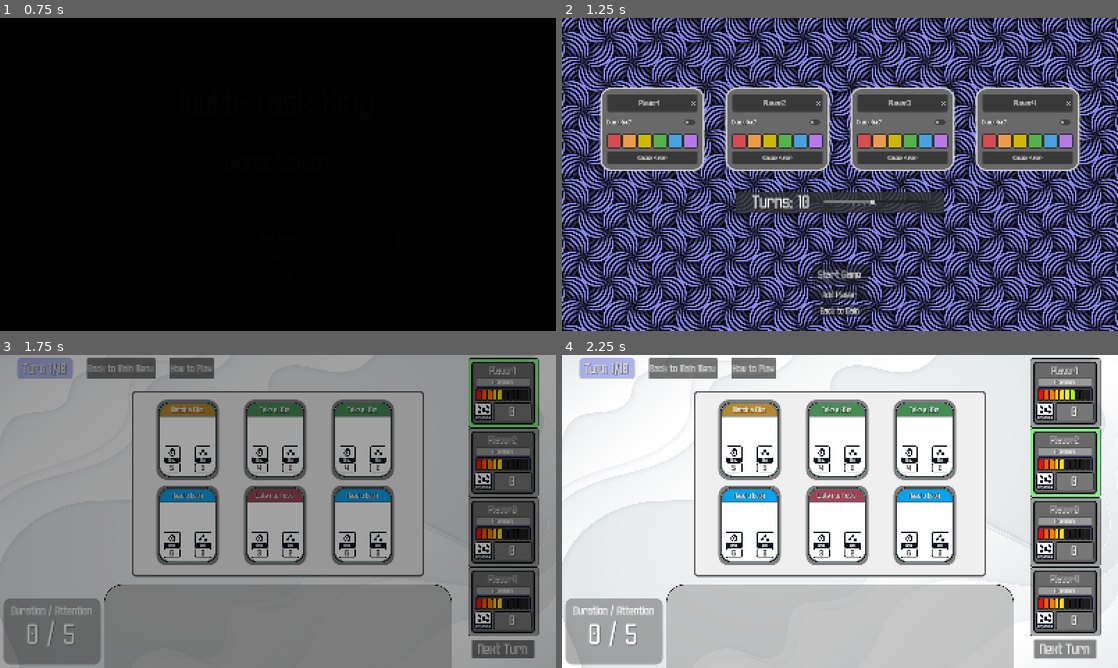
Above: before the commit, frames 1-4 (two rows, left to right).
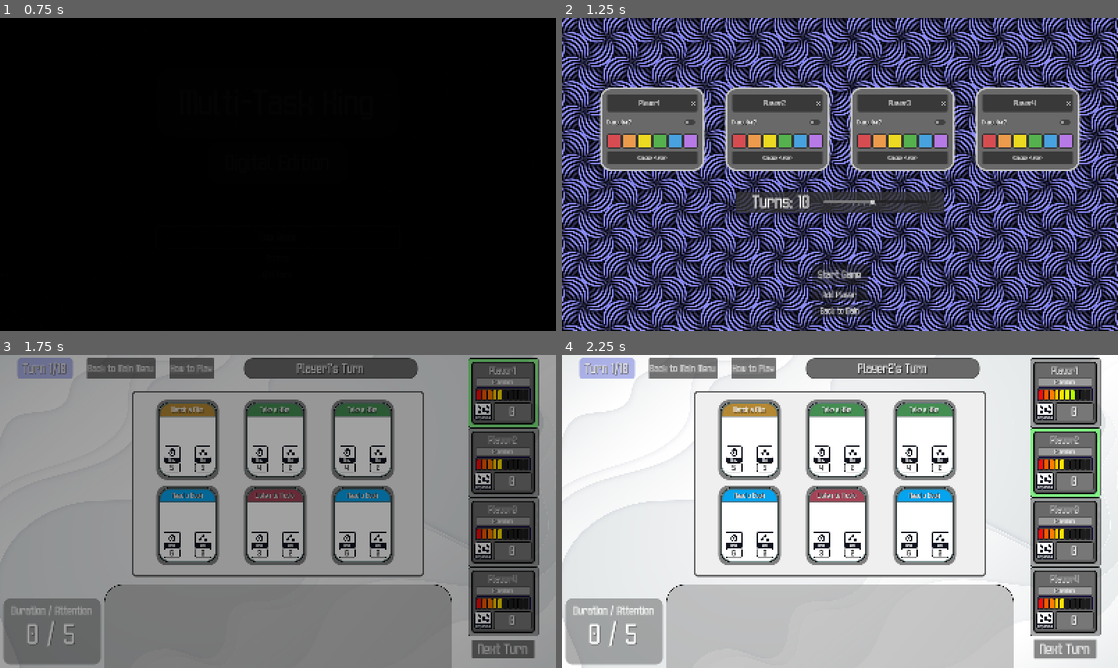
Above: after the commit, the same moments.

Repository: Monowog/Multi-Task-King
Game: Godot game, scene res://Scenes/MainMenu.tscn
The game is run twice, just before and just after one commit, with the same random seed, the same clock (stepped at 60 frames per second) and the same inputs.
Inputs:
- Up to frame 1 (0.75 s): click "New Game" at 0.5 s
- Up to frame 2 (1.25 s): no input
- Up to frame 3 (1.75 s): click "Start Game" at 1.25 s
- Up to frame 4 (2.25 s): click "Next Turn" at 2 s

Frame 1 is identical in both runs. In frame 2, 0.4% of the frame differs, in the area x 13-84%, y 37-42%; in frame 3, 2.0%; in frame 4, 2.0%, in the area x 43-76%, y 0-8%.

Commit message:
Added player turn text

Diff:
--- a/Scenes/Leaderboard.tscn
+++ b/Scenes/Leaderboard.tscn
@@ -1,7 +1,19 @@
-[gd_scene load_steps=3 format=3 uid="uid://cn3fjq57hslbm"]
+[gd_scene load_steps=4 format=3 uid="uid://cn3fjq57hslbm"]
 
 [ext_resource type="Script" uid="uid://dj7lwn20yqghe" path="res://Scripts/Leaderboard.gd" id="1_xvobe"]
 [ext_resource type="Texture2D" uid="uid://bb6kl7pygyuva" path="res://Assets/Images/Backgrounds/dark_fractal_background.jpg" id="2_udga5"]
+
+[sub_resource type="StyleBoxFlat" id="StyleBoxFlat_udga5"]
+bg_color = Color(0.11858138, 0.11858138, 0.11858138, 0.7372549)
+border_width_left = 2
+border_width_top = 2
+border_width_right = 2
+border_width_bottom = 2
+border_blend = true
+corner_radius_top_left = 20
+corner_radius_top_right = 20
+corner_radius_bottom_right = 20
+corner_radius_bottom_left = 20
 
 [node name="Leaderboard" type="Control"]
 layout_mode = 3
@@ -44,11 +56,19 @@
 [node name="LeaderboardText" type="Label" parent="ScoresMargin/Scores"]
 layout_mode = 2
 theme_override_font_sizes/font_size = 120
-text = "Leaderboard"
+text = "Scoreboard"
 horizontal_alignment = 1
 
 [node name="MarginContainer" type="MarginContainer" parent="ScoresMargin/Scores"]
 custom_minimum_size = Vector2(0, 100)
+layout_mode = 2
+
+[node name="ScorePanel" type="PanelContainer" parent="ScoresMargin/Scores"]
+custom_minimum_size = Vector2(900, 0)
+layout_mode = 2
+theme_override_styles/panel = SubResource("StyleBoxFlat_udga5")
+
+[node name="ScoreVBox" type="VBoxContainer" parent="ScoresMargin/Scores/ScorePanel"]
 layout_mode = 2
 
 [node name="ButtonMargin" type="MarginContainer" parent="ScoresMargin"]
--- a/Scenes/PlayerSelect.tscn
+++ b/Scenes/PlayerSelect.tscn
@@ -38,7 +38,7 @@
 corner_radius_bottom_left = 3
 
 [sub_resource type="StyleBoxFlat" id="StyleBoxFlat_thimi"]
-bg_color = Color(0.80784315, 0.7254902, 0, 1)
+bg_color = Color(0.9254902, 0.8509804, 0.12941177, 1)
 border_width_left = 2
 border_width_top = 2
 border_width_right = 2
--- a/Scenes/Playspace.tscn
+++ b/Scenes/Playspace.tscn
@@ -141,6 +141,19 @@
 corner_radius_bottom_right = 30
 corner_radius_bottom_left = 30
 
+[sub_resource type="StyleBoxFlat" id="StyleBoxFlat_cbifu"]
+bg_color = Color(0.7647059, 0.7647059, 0.7529412, 1)
+border_width_left = 4
+border_width_top = 4
+border_width_right = 4
+border_width_bottom = 4
+border_color = Color(0.28485027, 0.28485027, 0.28485027, 1)
+border_blend = true
+corner_radius_top_left = 25
+corner_radius_top_right = 25
+corner_radius_bottom_right = 25
+corner_radius_bottom_left = 25
+
 [sub_resource type="StyleBoxFlat" id="StyleBoxFlat_304f8"]
 border_width_left = 12
 border_width_top = 12
@@ -413,6 +426,33 @@
 theme_override_constants/v_separation = 246
 columns = 3
 script = ExtResource("3_ic3gb")
+
+[node name="TurnTextContainer" type="HBoxContainer" parent="PlayspaceMargin/PlayMargin"]
+layout_mode = 2
+size_flags_horizontal = 4
+size_flags_vertical = 0
+
+[node name="Spacer" type="MarginContainer" parent="PlayspaceMargin/PlayMargin/TurnTextContainer"]
+custom_minimum_size = Vector2(300, 0)
+layout_mode = 2
+
+[node name="TurnTextPanel" type="PanelContainer" parent="PlayspaceMargin/PlayMargin/TurnTextContainer"]
+custom_minimum_size = Vector2(500, 60)
+layout_mode = 2
+size_flags_horizontal = 4
+theme_override_styles/panel = SubResource("StyleBoxFlat_cbifu")
+
+[node name="TurnText" type="Label" parent="PlayspaceMargin/PlayMargin/TurnTextContainer/TurnTextPanel"]
+layout_mode = 2
+size_flags_horizontal = 4
+theme_override_colors/font_color = Color(1, 1, 1, 1)
+theme_override_colors/font_shadow_color = Color(0, 0, 0, 1)
+theme_override_constants/shadow_offset_x = 2
+theme_override_constants/shadow_offset_y = 2
+theme_override_font_sizes/font_size = 36
+text = "Player1's Turn"
+horizontal_alignment = 1
+vertical_alignment = 1
 
 [node name="TooltipContainer" type="VBoxContainer" parent="PlayspaceMargin"]
 visible = false
--- a/Scripts/Leaderboard.gd
+++ b/Scripts/Leaderboard.gd
@@ -3,7 +3,7 @@
 @export var fontSizes : Array[int]
 
 @onready var scoreText = $"ScoresMargin/Scores/LeaderboardText"
-@onready var scoreboard = $"ScoresMargin/Scores"
+@onready var scoreboard = $"ScoresMargin/Scores/ScorePanel/ScoreVBox"
 
 # Called when the node enters the scene tree for the first time.
 func _ready() -> void:
@@ -11,6 +11,7 @@
 		var newLabel = scoreText.duplicate()
 		newLabel.text = str(x+1) + ") " + GlobalData.winners[x] + " with " + str(GlobalData.winningScores[x]) + " ami"
 		newLabel.add_theme_font_size_override("font_size", fontSizes[x])
+		newLabel.add_theme_color_override("font_color", GlobalData.winningColors[x])
 		scoreboard.add_child(newLabel)
 
 
--- a/Scripts/global_data.gd
+++ b/Scripts/global_data.gd
@@ -37,6 +37,7 @@
 
 var winners : Array[String]
 var winningScores : Array[int]
+var winningColors : Array[Color]
 
 var curr_turn = 1
 
--- a/Scripts/playspace.gd
+++ b/Scripts/playspace.gd
@@ -6,6 +6,10 @@
 @onready var actionOptions = $"PlayspaceMargin/PlayMargin/PlaymatMargin/ActionMargin/MarginContainer/ActionOptions"
 @onready var hand = $"HandMargin/HandSubmargin/HandCards"
 @onready var turnText = $"PlayspaceMargin/Buttons/TurnPanel/Turn"
+
+#turn text box
+@onready var playerTurnPanel = $"PlayspaceMargin/PlayMargin/TurnTextContainer/TurnTextPanel"
+@onready var playerTurnText = $"PlayspaceMargin/PlayMargin/TurnTextContainer/TurnTextPanel/TurnText"
 
 #attention
 @onready var attentionText = $"HandMargin/HandStats/StatsBackground/MarginContainer/DurationStats"
@@ -60,6 +64,7 @@
 		SignalManager.draw_card.emit(draw_card())
 
 	attentionPanel.get_theme_stylebox("panel").bg_color = attentionColors[0]
+	update_player_turn_text(GlobalData.player_names[0], GlobalData.player_colors[0])
 
 func swap_cards(index1 : int, index2 : int):
 	var temp = deckList[index1]
@@ -110,6 +115,7 @@
 			for x in range(GlobalData.num_players):
 				GlobalData.winningScores.append(playerScores.max())
 				GlobalData.winners.append( GlobalData.player_names[playerScores.find(playerScores.max())] )
+				GlobalData.winningColors.append( GlobalData.player_colors[playerScores.find(playerScores.max())] )
 				playerScores[playerScores.find(playerScores.max())] -= 10000
 			SceneManager.change_scene_to("res://Scenes/Leaderboard.tscn")
 		else: #end turn, go to next turn
@@ -124,6 +130,7 @@
 			discard.append(card.get_child(0).name)
 			card.queue_free()
 
+		update_player_turn_text(GlobalData.player_names[playerOrder[activePlayer]], GlobalData.player_colors[playerOrder[activePlayer]])
 		attentionText.text = str(currentDuration) + " / " + str(playerAttentions[playerOrder[activePlayer]])
 
 
@@ -148,7 +155,7 @@
 	$"PlayspaceMargin/HelpPanel".visible = true
 
 func _on_action_clicked(action: Node, actionName: String, duration: int, dopamine: int):
-	if action.get_parent().name == "ActionOptions":
+	if action.get_parent().name == "ActionOptions": #add to hand
 		cardsTaken += 1
 		currentDopamine += dopamine
 		currentDuration += duration
@@ -160,7 +167,7 @@
 		attentionText.text = str(currentDuration) + " / " + str(playerAttentions[playerOrder[activePlayer]])
 		var newCard = GlobalData.card_list[actionName].instantiate()
 		hand.add_child(newCard)
-	elif action.get_parent().name == "HandCards":
+	elif action.get_parent().name == "HandCards": #add to action options
 		cardsTaken -= 1
 		currentDopamine -= dopamine
 		currentDuration -= duration
@@ -189,3 +196,7 @@
 
 func _hide_tooltip():
 	tooltip.visible = false
+
+func update_player_turn_text(playerName: String, playerColor: Color):
+	playerTurnPanel.get_theme_stylebox("panel").bg_color = playerColor
+	playerTurnText.text = playerName + "'s Turn"
Not shown: 1 places in Scenes/Playspace.tscn that only renumber resources
Not shown, removed: MultiTaskKing.console.exe
Not shown, changed: MultiTaskKing.exe
Not shown, changed: MultiTaskKing.pck
